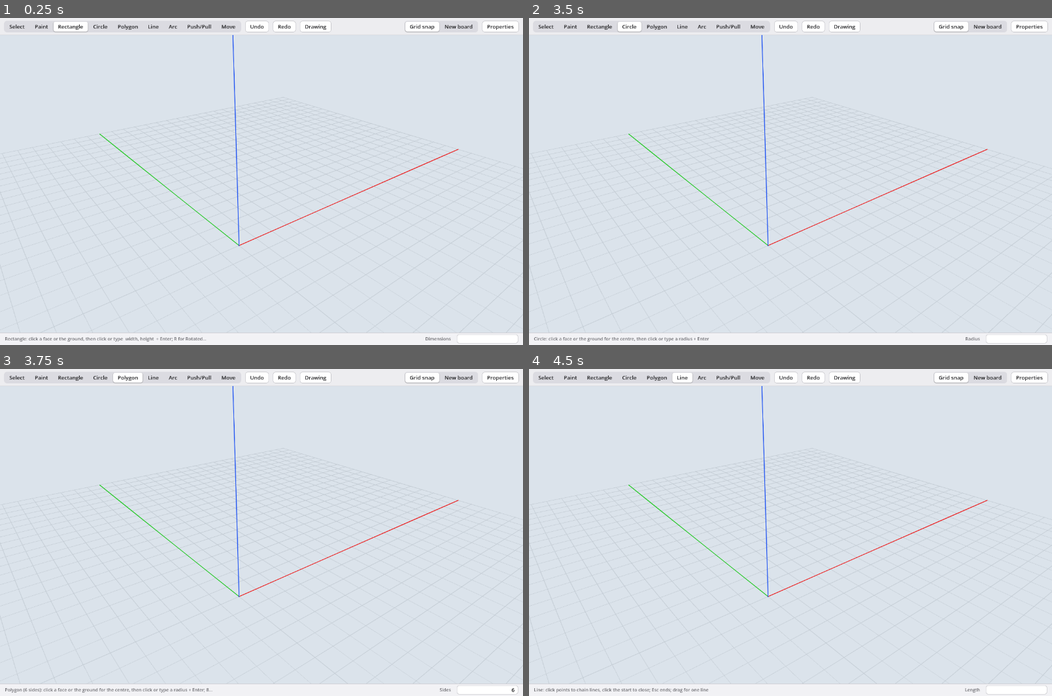
Above: before the commit, frames 1-4 (two rows, left to right).
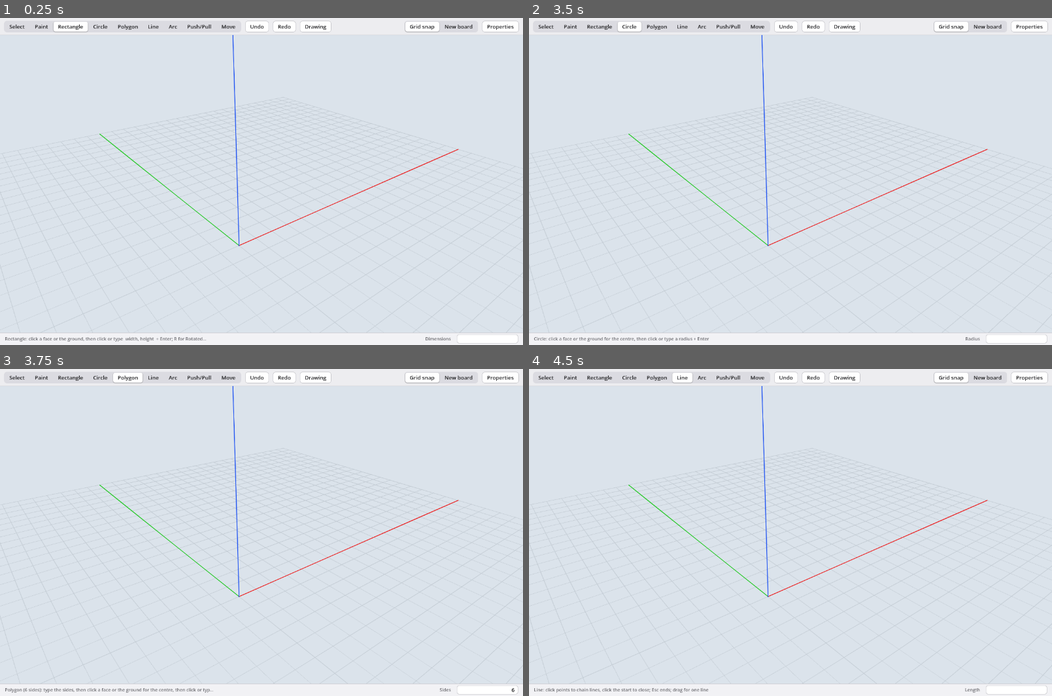
Above: after the commit, the same moments.

Repository: wweatherall/Napkin
Game: Godot game, scene res://main.tscn
Same seed, same stepped clock (60 frames per second), same inputs: the game is played once before the commit and once after it.
Inputs:
- Up to frame 1 (0.25 s): no input
- Up to frame 2 (3.5 s): click "Select" at 0.5 s; click "Paint" at 1.25 s; click "Rectangle" at 2 s; click "Circle" at 2.75 s
- Up to frame 3 (3.75 s): click "Polygon" at 3.5 s
- Up to frame 4 (4.5 s): click "Line" at 4.25 s

Frames 1-2 are identical in both runs. In frame 3, 0.2% of the frame differs, in the area x 8-41%, y 97-99%; in frame 4, nothing differs.
Error in both runs: Invalid assignment of property or key 'text' with value of type 'String' on a base object of type 'Nil'. (res://worker_process.gd:231)

Commit message:
Polygon: a number typed before the centre click sets the sides, with or without Return (William's bug; replaces I72)
Steps that failed: Polygon tool, type 8, click the centre, click outside: a hexagon. The box said Sides, but the
centre click dropped digits not entered (I72) and Return ignored a plain number before a gesture. Now both set the
sides (3-64; others dropped), and the radius still starts from an empty box.

Architecture-Impact: none - input handling inside the Polygon tool and the measurements box's routing to it

Co-Authored-By: Claude Opus 5.5 <noreply@anthropic.com>
Claude-Session: https://claude.ai/code/session_01SF8AMMAKcegfiu7JEbLAjv

Diff:
--- a/viewport/measure_box.gd
+++ b/viewport/measure_box.gd
@@ -269,12 +269,14 @@
 		var counts := RegEx.new()
 		counts.compile("^(?:[0-9]+x|[x*][0-9]+|/[0-9]+)$")
 		var raw: bool = active.has_method("typed_raw") and active.typed_raw()
-		var side_count: bool = tool == "polygon" and txt.to_lower().ends_with("s") and txt.left(-1).strip_edges().is_valid_int()
+		# Polygon's side count: 8s at any time, or a plain whole number before a gesture, where the box says Sides (I-new-1)
+		var side_count: bool = tool == "polygon" and ((txt.to_lower().ends_with("s") and txt.left(-1).strip_edges().is_valid_int())
+			or (not active.busy() and txt.is_valid_int()))
 		if raw or side_count or (tool == "move" and counts.search(txt.to_lower()) != null):
 			length_pending = {}
 			active.typed(txt)
 		elif tool == "polygon" and not active.busy():
-			pass      # before a gesture only a side count means anything: a length here mustn't set the units
+			pass      # before a gesture only a whole side count means anything: a length here mustn't set the units
 		elif tool in ["rect", "circle", "polygon", "line", "arc", "push", "move"]:
 			var suffix := ""
 			if tool == "arc" and active.radius_input() and txt.to_lower().ends_with("r"):
--- a/viewport/tests/quick/polygon.gd
+++ b/viewport/tests/quick/polygon.gd
@@ -80,13 +80,23 @@
 	await harness._key(KEY_ESCAPE)
 	harness._ok("Escape cancels the polygon gesture", not tool.busy(), tool.state)
 
-	var sides_were: int = tool.sides
 	count = m.ops.size()
 	await harness._type("5")
 	await harness._click_at(Vector3(200, 150, 0))
 	await harness._type("20\n")
-	harness._ok("a click that starts a polygon drops digits not entered", m.ops.size() == count + 1
-		and is_equal_approx(m.ops.back().get("radius", 0.0), 20.0) and m.ops.back().get("sides") == sides_were and tool.sides == sides_were,
+	harness._ok("digits typed before the centre click, not entered, set the sides; the radius starts empty (William's steps)",
+		m.ops.size() == count + 1 and is_equal_approx(m.ops.back().get("radius", 0.0), 20.0) and m.ops.back().get("sides") == 5
+		and tool.sides == 5, [m.ops.back(), tool.sides, m.measure.vcb])
+	await harness._type("7\n")
+	harness._ok("a plain number + Return before a gesture sets the sides", tool.sides == 7 and not tool.busy() and m.ui_vcb.text == "7",
+		[tool.sides, m.ui_vcb.text])
+	var sides_were: int = tool.sides
+	count = m.ops.size()
+	await harness._type("2")
+	await harness._click_at(Vector3(200, 150, 0))
+	await harness._type("20\n")
+	harness._ok("a side count outside 3-64 typed before the click is dropped, and the radius still starts empty",
+		m.ops.size() == count + 1 and is_equal_approx(m.ops.back().get("radius", 0.0), 20.0) and m.ops.back().get("sides") == sides_were,
 		[m.ops.back(), tool.sides, m.measure.vcb])
 
 	# keys.gd: only a tool with accepts_idle gets characters before a gesture; hotkeys behave as before
--- a/viewport/tools/polygon_tool.gd
+++ b/viewport/tools/polygon_tool.gd
@@ -1,6 +1,7 @@
 extends "res://tools/tool.gd"
 ## Polygon (T84, I64): centre, then circumradius; Circle's click/drag gesture (I43). A corner follows the cursor.
-## `8s` + Return sets the number of sides, before or during a gesture. No key yet (Q33).
+## Before a gesture the box is the side count: type 8 (Return optional; the centre click takes it) or 8s. During one,
+## `8s` + Return sets the sides and a plain number is the radius (I-new-1). No key yet (Q33).
 
 const TOOL := {"id": "polygon", "label": "Polygon", "tip": "Polygon", "key": KEY_NONE, "order": 36, "show_links": true}
 const DEFAULT_SIDES := 6
@@ -17,7 +18,7 @@
 
 
 func hint() -> String:
-	return "Polygon (%d sides): click a face or the ground for the centre, then click or type a radius + Enter; 8s + Enter sets the sides" % sides
+	return "Polygon (%d sides): type the sides, then click a face or the ground for the centre, then click or type a radius + Enter" % sides
 
 
 func busy() -> bool:
@@ -46,8 +47,11 @@
 	if ctx.selection.edit_blocked(p["body"]): return
 	var on: String = p["body"]
 	if p["rect"] != "": on = ctx.model.profile(p["rect"]).get("on", "")
+	# A side count typed before the centre click and not entered yet still counts: the box said Sides (I-new-1).
+	var pending := ctx.ui.typed_text().strip_edges().to_lower().trim_suffix("s").strip_edges()
+	if pending.is_valid_int(): set_sides(pending)
 	state = {"active": true, "origin": p["point"], "n": p["normal"], "on": on, "radius": 0.0, "x": Vector3.ZERO}
-	ctx.ui.clear_typed()   # digits not entered before this click aren't the start of the radius (I72)
+	ctx.ui.clear_typed()   # the radius starts from an empty box (I72's purpose, kept by I-new-1)
 	press_started(screen)
 
 
@@ -63,6 +67,8 @@
 		set_sides(t.left(-1).strip_edges())
 	elif busy():
 		commit_polygon(absf(float(t)))
+	else:
+		set_sides(t)   # before a gesture the box is the side count (I-new-1)
 
 
 func set_sides(txt: String) -> void:
Not shown, changed: 03_Past_Decisions/decision-archive.md
Not shown, changed: 03_Past_Decisions/decision-log.md
Not shown, added: 03_Past_Decisions/rulings/I-new-1.md
Not shown, changed: 03_Past_Decisions/rulings/I72.md
